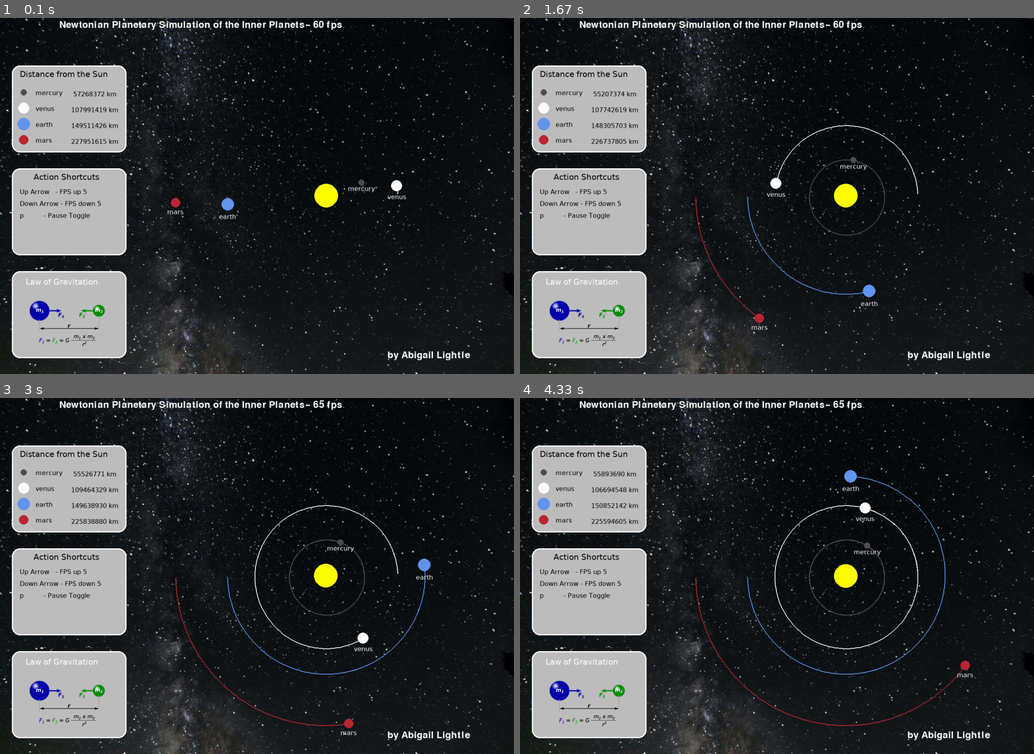
Above: before the commit, frames 1-4 (two rows, left to right).
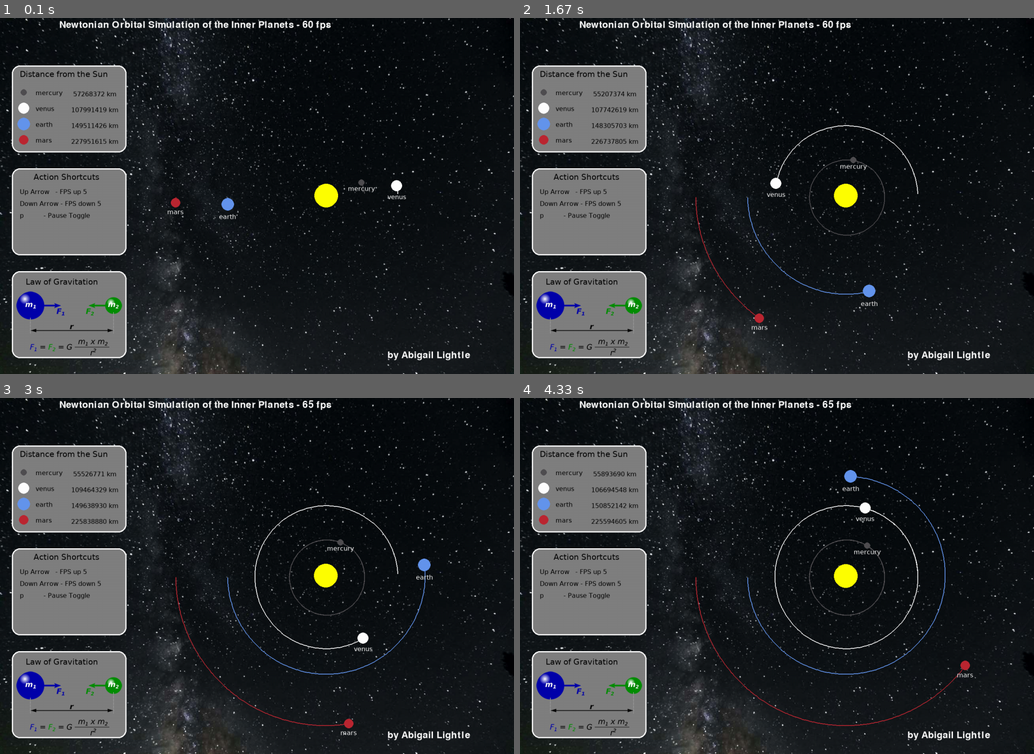
Above: after the commit, the same moments.

Repository: fischettijw/Abigail---vsCode
Game: pygame game, started from Planets/milky_way_planetary_simulation.py
Two runs of this game, one before a commit and one after it. Both use one fixed random seed, a clock stepped at 60 frames per second and the inputs below.
Inputs:
- Up to frame 1 (0.1 s): no input
- Up to frame 2 (1.67 s): hold Up 0.33-0.8 s; hold Down 0.83-1.13 s; hold Up 1.17-1.53 s; hold Down from 1.57 s (still down)
- Up to frame 3 (3 s): release Down at 1.93 s; hold Up 1.97-2.27 s; hold Down 2.3-2.6 s; hold Up from 2.63 s (still down)
- Up to frame 4 (4.33 s): release Up at 3 s; hold Down 3.03-3.4 s; hold Up 3.43-3.73 s; hold Down 3.77-4.07 s; hold Up from 4.1 s (still down)

The runs differ from the first frame. In frame 1, 16% of the frame differs, in the area x 2-67%, y 0-96%; in frame 2, 16%; in frame 3, 16%; in frame 4, 16%.

Commit message:
more output changes

Diff:
--- a/Planets/milky_way_planetary_simulation.py
+++ b/Planets/milky_way_planetary_simulation.py
@@ -11,14 +11,15 @@
 WIDTH, HEIGHT = 1300, 900
 SCREEN = pygame.display.set_mode((WIDTH, HEIGHT))
 
-program_title = "Newtonian Planetary Simulation of the Inner Planets"
+program_title = "Newtonian Orbital Simulation of the Inner Planets"
 pygame.display.set_caption(program_title)
 
 WHITE = (255, 255, 255)
 YELLOW = (255, 255, 0)
 BLUE = (100, 149, 237)
 RED = (188, 39, 50)
-DARK_GREY = (80, 78, 81)
+GRAY = (128, 128, 128)
+DARK_GRAY = (80, 78, 81)
 BLACK = (0, 0, 0)
 
 FONT_distance_to_sun_text = pygame.font.SysFont("Lucida Sans Typewriter", 16)
@@ -42,7 +43,7 @@
 
 law_of_gravity = "Law of Gravitation"
 gravity_text = FONT_distance_to_sun_text_stat.render(
-    law_of_gravity, 1, WHITE)
+    law_of_gravity, 1, BLACK)
 
 background = pygame.image.load("stars.jpg").convert()
 newton = pygame.image.load("Newtons_Gravity_Law_small.png").convert_alpha()
@@ -53,7 +54,7 @@
 class Planet:
     AU = 149.6e6 * 1000    # meters
     G = 6.67428e-11
-    SIZE_SCALE = 250 / AU  # 1AU = 100 pixels if 250  250 Pixels per AU
+    SIZE_SCALE = 250 / AU  # 250 Pixels per AU
     TIMESTEP = 3600*24  # 1 day in seconds
     CENTER_OFFSET = 175
     STOP_AFTER = 900  # trial and error
@@ -88,6 +89,8 @@
 
         # draw Planets
         x = self.x * self.SIZE_SCALE + WIDTH / 2 + Planet.CENTER_OFFSET
+        # if self.name == "earth":
+        #     print(x)
         y = self.y * self.SIZE_SCALE + HEIGHT / 2
         pygame.draw.circle(win, self.color, (x, y), self.radius)
 
@@ -171,7 +174,7 @@
 sun = Planet("sun", 0, 0, 30, YELLOW, 1.98892 * 10**30, 0)
 
 mercury_y_vel_ratio = 1
-mercury = Planet("mercury", 0.387, 0, 8, DARK_GREY,
+mercury = Planet("mercury", 0.387, 0, 8, DARK_GRAY,
                  mercury_y_vel_ratio * 3.30 * 10**23, -47.4 * 1000, mercury_y_vel_ratio)
 
 venus_y_vel_ratio = 1
@@ -215,7 +218,7 @@
 
     SCREEN.blit(title_text, (150, 5))
 
-    pygame.draw.rect(SCREEN, "gray", (30, 120, 290, 220),
+    pygame.draw.rect(SCREEN, GRAY, (30, 120, 290, 220),
                      width=0, border_radius=20)
     pygame.draw.rect(SCREEN, WHITE, (30, 120, 290, 220),
                      width=3, border_radius=20)
@@ -225,7 +228,7 @@
     display_planet_stats(earth, 30, 180)
     display_planet_stats(mars, 30, 220)
 
-    pygame.draw.rect(SCREEN, "gray", (30, 380, 290, 220),
+    pygame.draw.rect(SCREEN, GRAY, (30, 380, 290, 220),
                      width=0, border_radius=20)
     pygame.draw.rect(SCREEN, WHITE, (30, 380, 290, 220),
                      width=3, border_radius=20)
@@ -235,16 +238,16 @@
     SCREEN.blit(pause_text, (50, 490))
     SCREEN.blit(abigail_text, (980, 840))
 
-    pygame.draw.rect(SCREEN, "gray" , (30, 640, 290, 220),
+    pygame.draw.rect(SCREEN, GRAY , (30, 640, 290, 220),
                     width=0, border_radius=20)
     pygame.draw.rect(SCREEN, WHITE, (30, 640, 290, 220),
                      width=3, border_radius=20)
     SCREEN.blit(gravity_text, (65, 655))
 
 
-    # pygame.draw.rect(SCREEN, DARK_GREY , (30, 640, 290, 220),
+    # pygame.draw.rect(SCREEN, DARK_GRAY , (30, 640, 290, 220),
     #             width=0, border_radius=20)
-    SCREEN.blit(newton,(70, 710))
+    SCREEN.blit(newton,(35, 685))
 
     pygame.display.flip()
 
Binary file added: Planets/Newtons_Gravity_Law_small - Copy.png
Binary file changed: Planets/Newtons_Gravity_Law_small.png
